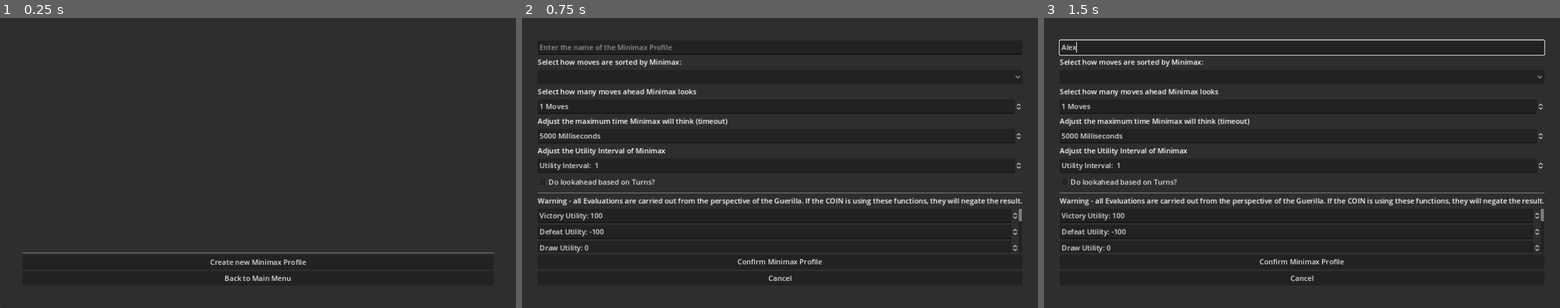
Above: before the commit, frames 1-3 (left to right).
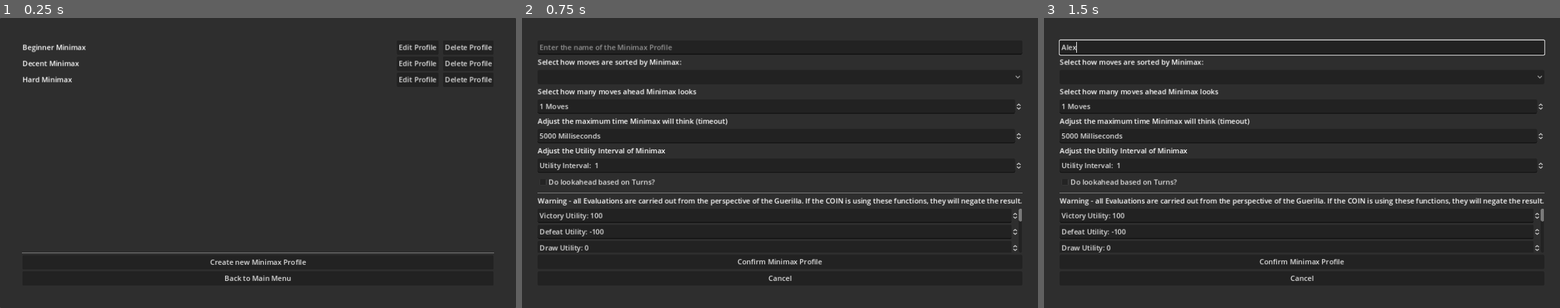
Above: after the commit, the same moments.

Repository: TikhonMcGill/guerilla-checkers
Game: Godot game, scene res://assets/scenes/menus/minimax_profile_editor/minimax_profile_editor.tscn
The game is run twice, just before and just after one commit, with the same random seed, the same clock (stepped at 60 frames per second) and the same inputs. This scene is started directly instead of the project's main scene.
Inputs (mouse positions are in pixels of both pictures, inside the frame that each line leads up to):
- Up to frame 1 (0.25 s): no input
- Up to frame 2 (0.75 s): click "Create new Minimax Profile" at 0.5 s
- Up to frame 3 (1.5 s): click (1302, 47) at 1.27 s; type "Alex" at 1.35 s

The runs differ from the first frame. In frame 1, 1.0% of the frame differs, in the area x 4-96%, y 9-23%; in frame 2, nothing differs; in frame 3, nothing differs.

Commit message:
Create Default Minimax Profiles

Diff:
--- a/assets/objects/game_manager.gd
+++ b/assets/objects/game_manager.gd
@@ -1,6 +1,10 @@
 extends Node
 
 enum PLAYER_TYPE {HUMAN,RANDOM,UTILITY,MINIMAX}
+
+const EASY_MINIMAX_PROFILE : MinimaxProfile = preload("res://assets/resources/beginner_minimax.tres")
+const MEDIUM_MINIMAX_PROFILE : MinimaxProfile = preload("res://assets/resources/decent_minimax.tres")
+const HARD_MINIMAX_PROFILE : MinimaxProfile = preload("res://assets/resources/hard_minimax.tres")
 
 var guerilla_player_type : PLAYER_TYPE = PLAYER_TYPE.HUMAN
 var coin_player_type : PLAYER_TYPE = PLAYER_TYPE.HUMAN
@@ -41,6 +45,7 @@
 	if DirAccess.dir_exists_absolute("user://tournament_results") == false:
 		DirAccess.make_dir_absolute("user://tournament_results")
 
+	_save_default_minimax_profiles()
 	_load_settings()
 	_load_minimax_profiles()
 
@@ -49,11 +54,23 @@
 
 func _load_settings() -> void:
 	if FileAccess.file_exists("user://settings.tres") == false:
-		print("Doesn't exist!")
 		saved_selections = SavedSelections.new()
 		save_settings()
 	else:
 		saved_selections = ResourceLoader.load("user://settings.tres")
+
+func _save_default_minimax_profiles() -> void:
+	var easy_filename := EASY_MINIMAX_PROFILE.profile_name.validate_filename()+".tres"
+	var medium_filename := MEDIUM_MINIMAX_PROFILE.profile_name.validate_filename()+".tres"
+	var hard_filename := HARD_MINIMAX_PROFILE.profile_name.validate_filename()+".tres"
+
+	if FileAccess.file_exists("user://minimax_profiles/"+easy_filename) == false:
+		ResourceSaver.save(EASY_MINIMAX_PROFILE,"user://minimax_profiles/"+easy_filename)
+	if FileAccess.file_exists("user://minimax_profiles/"+medium_filename) == false:
+		ResourceSaver.save(MEDIUM_MINIMAX_PROFILE,"user://minimax_profiles/"+medium_filename)
+	if FileAccess.file_exists("user://minimax_profiles/"+hard_filename) == false:
+		ResourceSaver.save(HARD_MINIMAX_PROFILE,"user://minimax_profiles/"+hard_filename)
+
 
 func save_settings() -> void:
 	ResourceSaver.save(saved_selections,"user://settings.tres")
--- /dev/null
+++ b/assets/resources/beginner_minimax.tres
@@ -0,0 +1,24 @@
+[gd_resource type="Resource" script_class="MinimaxProfile" load_steps=2 format=3 uid="uid://xkf008idu0ns"]
+
+[ext_resource type="Script" path="res://assets/scenes/player/minimax_player/minimax_profile.gd" id="1_cc6ca"]
+
+[resource]
+script = ExtResource("1_cc6ca")
+profile_name = "Beginner Minimax"
+cutoff_depth = 3
+move_sorting = 0
+timeout = 5000.0
+turn_lookahed = false
+utility_interval = 1.0
+victory_utility = 0.0
+defeat_utility = 0.0
+draw_utility = 0.0
+pieces_left_utility = 0.0
+pieces_on_board_utility = 1.0
+checkers_utility = -11.0
+guerilla_threatened_checkers_utility = 0.0
+edge_threatened_checkers_utility = 0.0
+threatened_guerilla_pieces_utility = 0.0
+guerilla_pieces_between_coin_checkers_utility = 0.0
+coin_checkers_taken_utility = 1.0
+blocked_coin_checker_movements_utility = 1.0
--- /dev/null
+++ b/assets/resources/decent_minimax.tres
@@ -0,0 +1,24 @@
+[gd_resource type="Resource" script_class="MinimaxProfile" load_steps=2 format=3 uid="uid://bf6yflhlwp8gu"]
+
+[ext_resource type="Script" path="res://assets/scenes/player/minimax_player/minimax_profile.gd" id="1_4tm5u"]
+
+[resource]
+script = ExtResource("1_4tm5u")
+profile_name = "Decent Minimax"
+cutoff_depth = 3
+move_sorting = 0
+timeout = 5000.0
+turn_lookahed = false
+utility_interval = 1.0
+victory_utility = 100.0
+defeat_utility = -100.0
+draw_utility = 0.0
+pieces_left_utility = 0.0
+pieces_on_board_utility = 1.0
+checkers_utility = -11.0
+guerilla_threatened_checkers_utility = 5.0
+edge_threatened_checkers_utility = 5.0
+threatened_guerilla_pieces_utility = -1.0
+guerilla_pieces_between_coin_checkers_utility = 0.0
+coin_checkers_taken_utility = 1.0
+blocked_coin_checker_movements_utility = 1.0
--- /dev/null
+++ b/assets/resources/hard_minimax.tres
@@ -0,0 +1,24 @@
+[gd_resource type="Resource" script_class="MinimaxProfile" load_steps=2 format=3 uid="uid://dat7kwvrsvl1a"]
+
+[ext_resource type="Script" path="res://assets/scenes/player/minimax_player/minimax_profile.gd" id="1"]
+
+[resource]
+script = ExtResource("1")
+profile_name = "Hard Minimax"
+cutoff_depth = 3
+move_sorting = 0
+timeout = 5000.0
+turn_lookahed = false
+utility_interval = 1.0
+victory_utility = 100.0
+defeat_utility = -100.0
+draw_utility = -50.0
+pieces_left_utility = 1.0
+pieces_on_board_utility = 1.0
+checkers_utility = -15.0
+guerilla_threatened_checkers_utility = 5.0
+edge_threatened_checkers_utility = 5.0
+threatened_guerilla_pieces_utility = 0.0
+guerilla_pieces_between_coin_checkers_utility = 5.0
+coin_checkers_taken_utility = 5.0
+blocked_coin_checker_movements_utility = 5.0
--- a/assets/scenes/menus/main_menu/main_menu.gd
+++ b/assets/scenes/menus/main_menu/main_menu.gd
@@ -54,6 +54,7 @@
 	select.clear()
 	for profile : MinimaxProfile in GameManager.minimax_profiles:
 		select.add_item(profile.profile_name)
+
 
 func _load_settings():
 	var saved_selections : SavedSelections = GameManager.saved_selections
